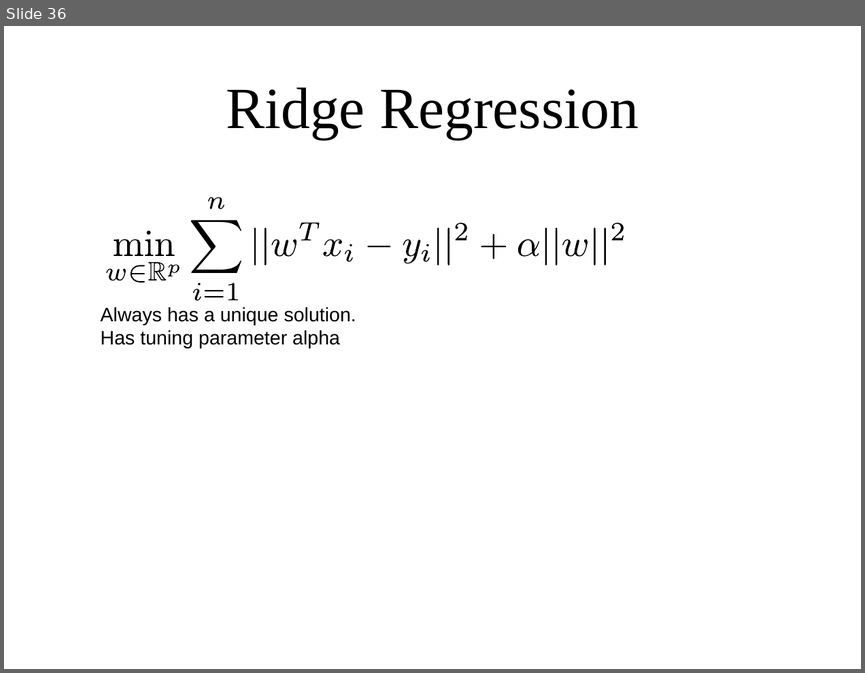
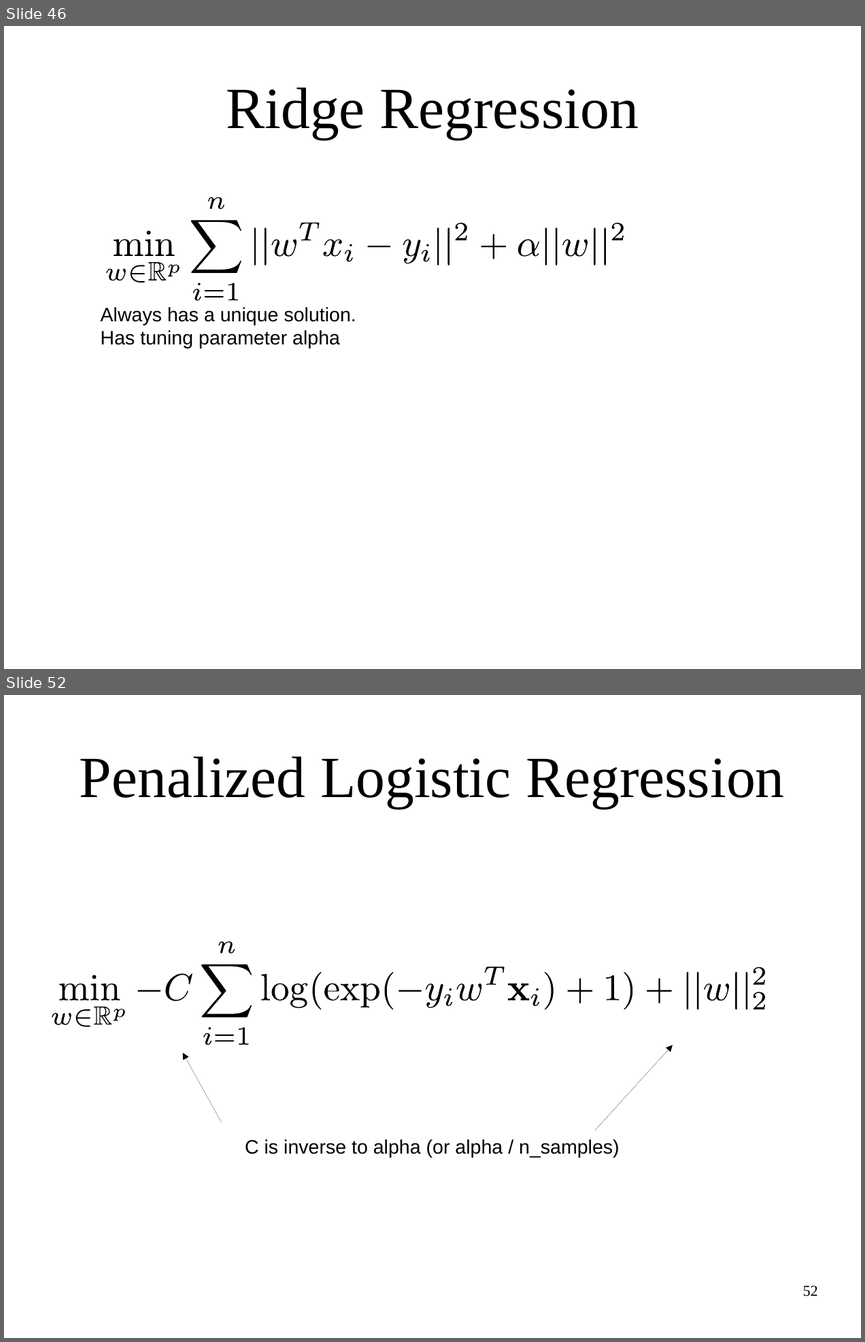
Before and after one commit to stupidscammer/ml-workshop-2-of-4, a slide deck: intro-to-machine-learning-odsc-masterclass-2017.odp. Shown one above the other, each under a label of ours: slide 36 before the commit, slides 46 and 52 after it; the slides between them are not shown. The pictures are 865x673 and 865x1342 pixels, drawn with LibreOffice and Linux fonts; fonts in the diff are those of the drawing. Boxes give left, top, right and bottom in pixels: in the first picture for what was removed or moved away, otherwise in the second. Text is boxed around its words. In the diff, an @@ line names an element or a change of style, - is before the commit and + after.

Commit message:
add linear regression and classification notebooks, add adult dataset

```diff
--- a/intro-to-machine-learning-odsc-masterclass-2017.odp
+++ b/intro-to-machine-learning-odsc-masterclass-2017.odp
@@ slide 52 added at <box>4,695,861,1338</box>, background #FFFFFF @@
@@ title added at <box>79,756,785,808</box>, 54 pt, text #000000 @@
+Penalized Logistic Regression
@@ group added at <box>52,941,765,1045</box>: 41 freeform shapes @@
@@ arrow added from (222, 1123) to (183, 1053), #000000 0 pt @@
@@ arrow added from (595, 1130) to (672, 1045), #000000 0 pt @@
@@ text added at <box>245,1139,619,1157</box>, 18 pt, text #000000 @@
+C is inverse to alpha (or alpha / n_samples)
@@ page number added at <box>803,1285,818,1296</box>, 14 pt, text #000000 @@
+52
@@ what was slide 36 is now slide 46 @@
```
Also in this commit, not shown: 1 slide changed, 18 other slides added, 1 slide removed, 4 other files.
